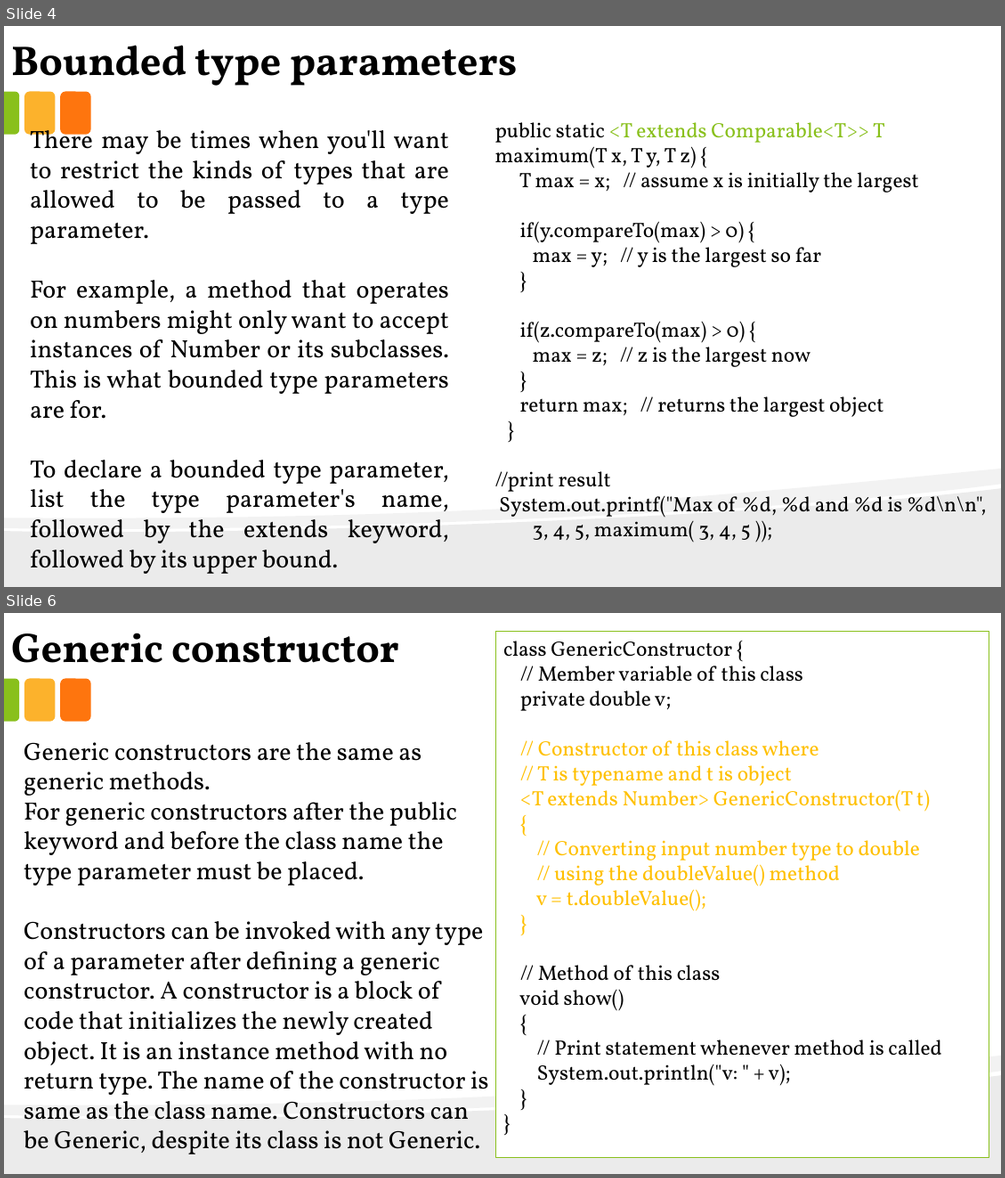
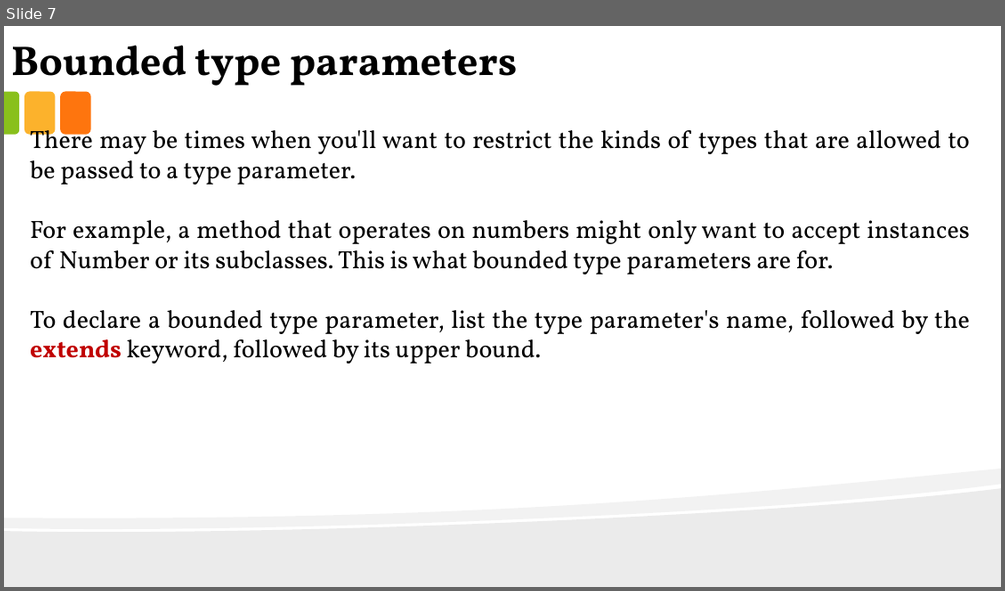
Before and after one commit to anirudhagaikwad/Java_Programming, a slide deck: Java_PPT/#14_Generics.pptx. Shown one above the other, each under a label of ours: slides 4 and 6 before the commit, slide 7 after it; the slides between them are not shown. The pictures are 1005x1178 and 1005x591 pixels, drawn with LibreOffice and Linux fonts; fonts in the diff are those of the drawing. Boxes give left, top, right and bottom in pixels: in the first picture for what was removed or moved away, otherwise in the second. Text is boxed around its words. In the diff, an @@ line names an element or a change of style, - is before the commit and + after.

Commit message:
update generics

```diff
--- a/Java_PPT/#14_Generics.pptx
+++ b/Java_PPT/#14_Generics.pptx
@@ slide 6 removed at [4, 613, 1001, 1174], background #FFFFFF; not listed: 5 template elements that a slide beside it also shows @@
@@ text removed at [11, 633, 399, 681] @@
-Generic constructor
@@ rectangle removed at [496, 632, 988, 1158] @@
-class GenericConstructor {
-// Member variable of this class
-private double v;
-// Constructor of this class where
-// T is typename and t is object
-<T extends Number> GenericConstructor(T t)
-{
-// Converting input number type to double
-// using the doubleValue() method
-v = t.doubleValue();
-}
-// Method of this class
-void show()
-{
-// Print statement whenever method is called
-System.out.println("v: " + v);
-}
-}
@@ text removed at [24, 742, 488, 1154] @@
-Generic constructors are the same as generic methods.
-For generic constructors after the public keyword and before the class name the type parameter must be placed.
-Constructors can be invoked with any type of a parameter after defining a generic constructor. A constructor is a block of code that initializes the newly created object. It is an instance method with no return type. The name of the constructor is same as the class name. Constructors can be Generic, despite its class is not Generic.
@@ what was slide 4 is now slide 7 @@
@@ slide 7 changed as well @@
@@ text removed at [495, 122, 987, 542] @@
-public static <T extends Comparable<T>> T maximum(T x, T y, T z) {
-T max = x; // assume x is initially the largest
-if(y.compareTo(max) > 0) {
-max = y; // y is the largest so far
-}
-if(z.compareTo(max) > 0) {
-max = z; // z is the largest now
-}
-return max; // returns the largest object
-}
-//print result
-System.out.printf("Max of %d, %d and %d is %d\n\n",
-3, 4, 5, maximum( 3, 4, 5 ));
@@ text at [30, 310, 970, 363]: text colour #000000 to #C00000, bold on in "extends" @@
```
Also in this commit, not shown: 7 other slides changed, 7 slides added, 3 other slides removed, 5 other files.
